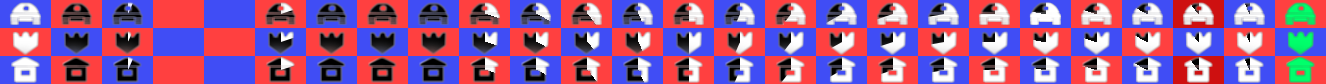
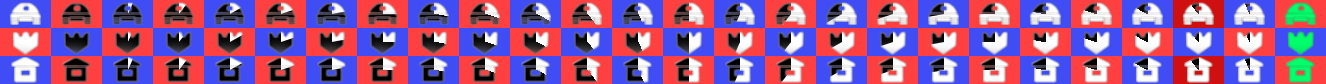
Layer changes from the first (1326, 84) image to the second:
painted on "tank 19" over [1029, 2, 1061, 25]
renamed "Pasted Layer #11" to "build 7", moved it above "def 7", painted on it over [434, 56, 448, 72]
renamed "Pasted Layer #7" to "def 7", moved it above "tank 7", painted on it over [434, 31, 447, 44]
renamed "Pasted Layer #3" to "tank 7", moved it above "build 6", painted on it over [434, 2, 449, 16]
renamed "Pasted Layer #10" to "build 6", moved it above "def 6", painted on it over [383, 56, 397, 70]
renamed "Pasted Layer #6" to "def 6", moved it above "tank 6", painted on it over [383, 31, 396, 42]
renamed "Pasted Layer #2" to "tank 6", moved it above "build 5", painted on it over [383, 2, 398, 14]
renamed "Pasted Layer #9" to "build 5", moved it above "def 5", painted on it over [332, 56, 346, 70]
renamed "Pasted Layer #5" to "def 5", moved it above "tank 5", painted on it over [332, 31, 345, 42]
renamed "Pasted Layer #1" to "tank 5", moved it above "build 4", painted on it over [332, 2, 346, 14]
added layer "build 3" above "def 3" over [215, 56, 244, 83]
added layer "def 3" above "tank 3" over [216, 31, 243, 55]
added layer "tank 3" above "build 2" over [213, 2, 245, 25]
added layer "build 2" above "def 2" over [164, 56, 193, 83]
added layer "def 2" above "tank 2" over [165, 31, 192, 55]
added layer "tank 2" above "build 1" over [162, 2, 194, 25]
